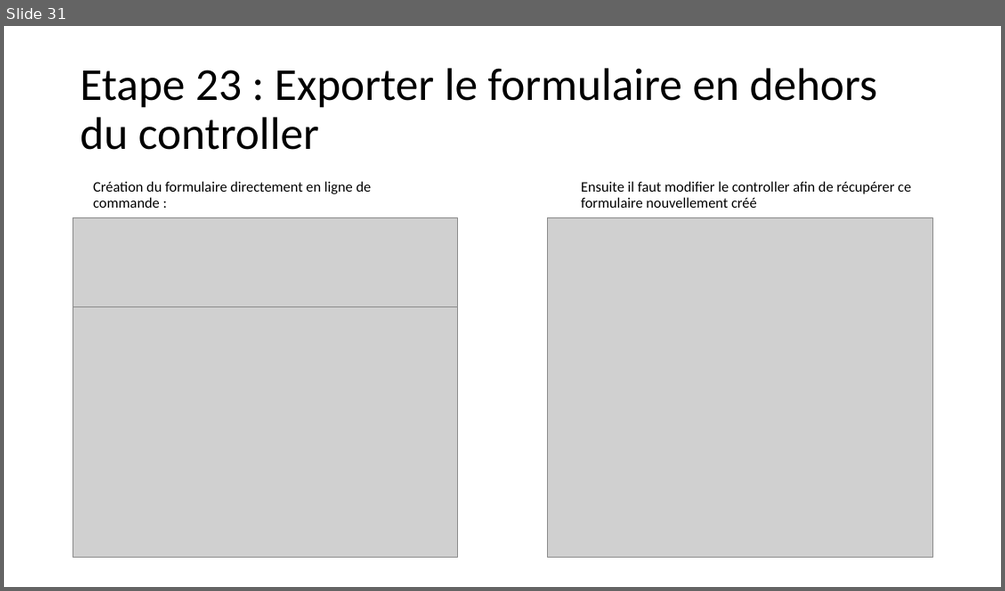
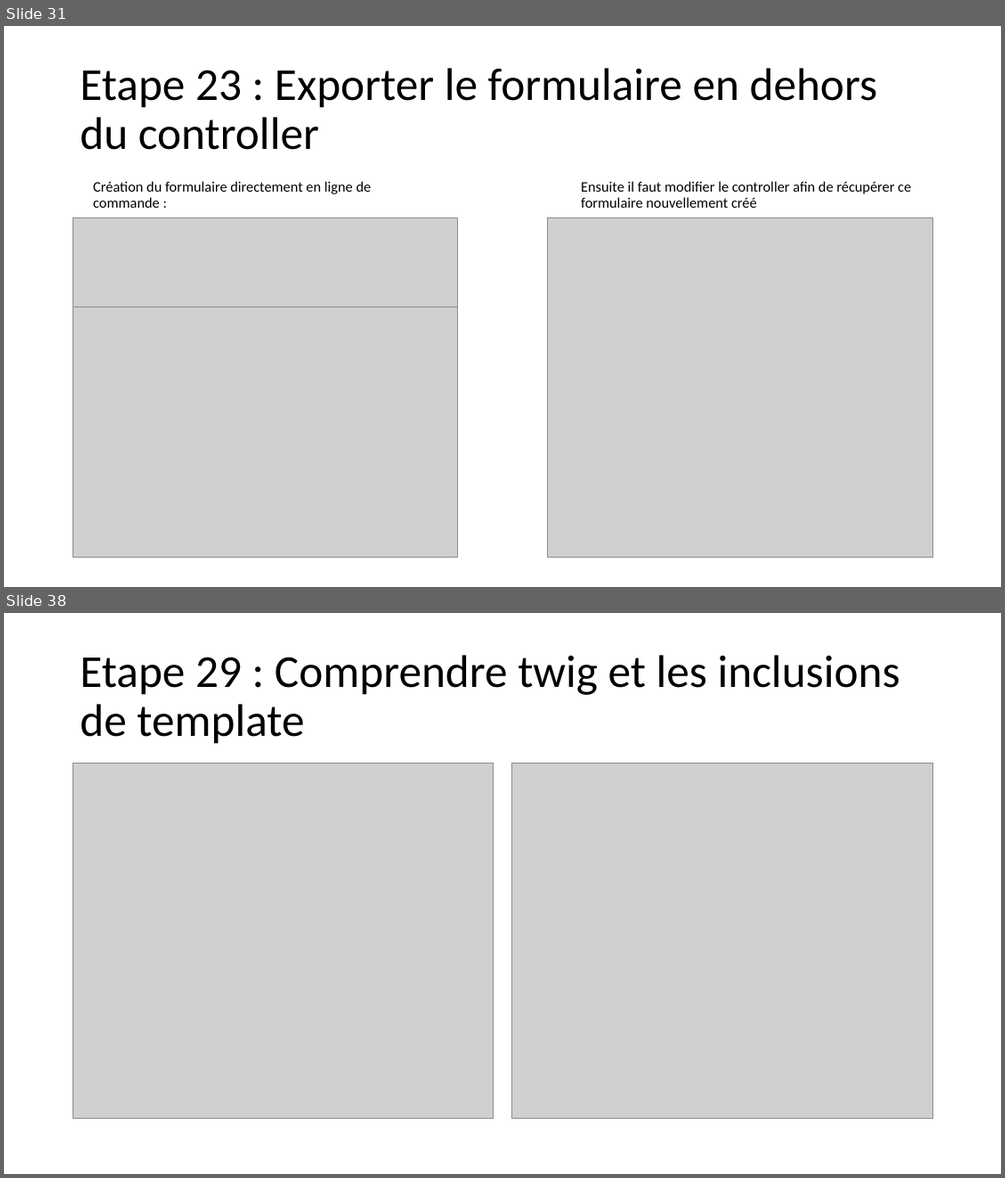
Before and after one commit to SAMTHP/TP_AFPAA, a slide deck: Apprendre symfony.pptx. Shown one above the other, each under a label of ours: slide 31 before the commit, slides 31 and 38 after it; the slides between them are not shown. The pictures are 1005x591 and 1005x1178 pixels, drawn with LibreOffice and Linux fonts; fonts in the diff are those of the drawing; grey boxes stand for pictures. Boxes give left, top, right and bottom in pixels: in the first picture for what was removed or moved away, otherwise in the second. Text is boxed around its words. In the diff, an @@ line names an element or a change of style, - is before the commit and + after.

```diff
--- a/Apprendre symfony.pptx
+++ b/Apprendre symfony.pptx
@@ slide 38 added at box(4, 613, 1001, 1174), background #FFFFFF @@
@@ title added at box(80, 655, 900, 744), 44 pt, text #000000 @@
+Etape 29 : Comprendre twig et les inclusions de template
@@ picture added at box(73, 763, 493, 1119) @@
@@ picture added at box(512, 763, 932, 1119) @@
```
Also in this commit, not shown: 6 other slides added, 3 other files.
